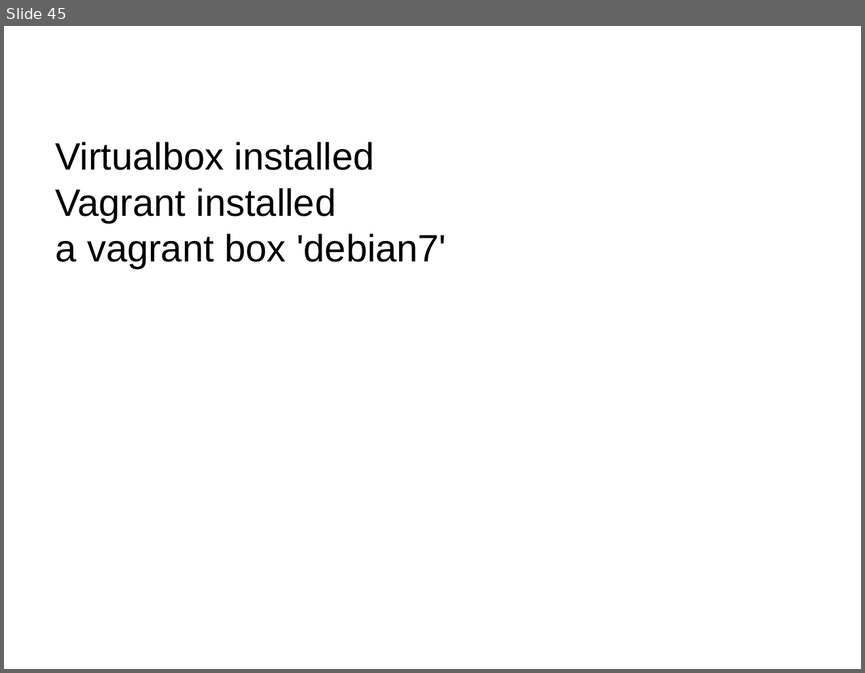
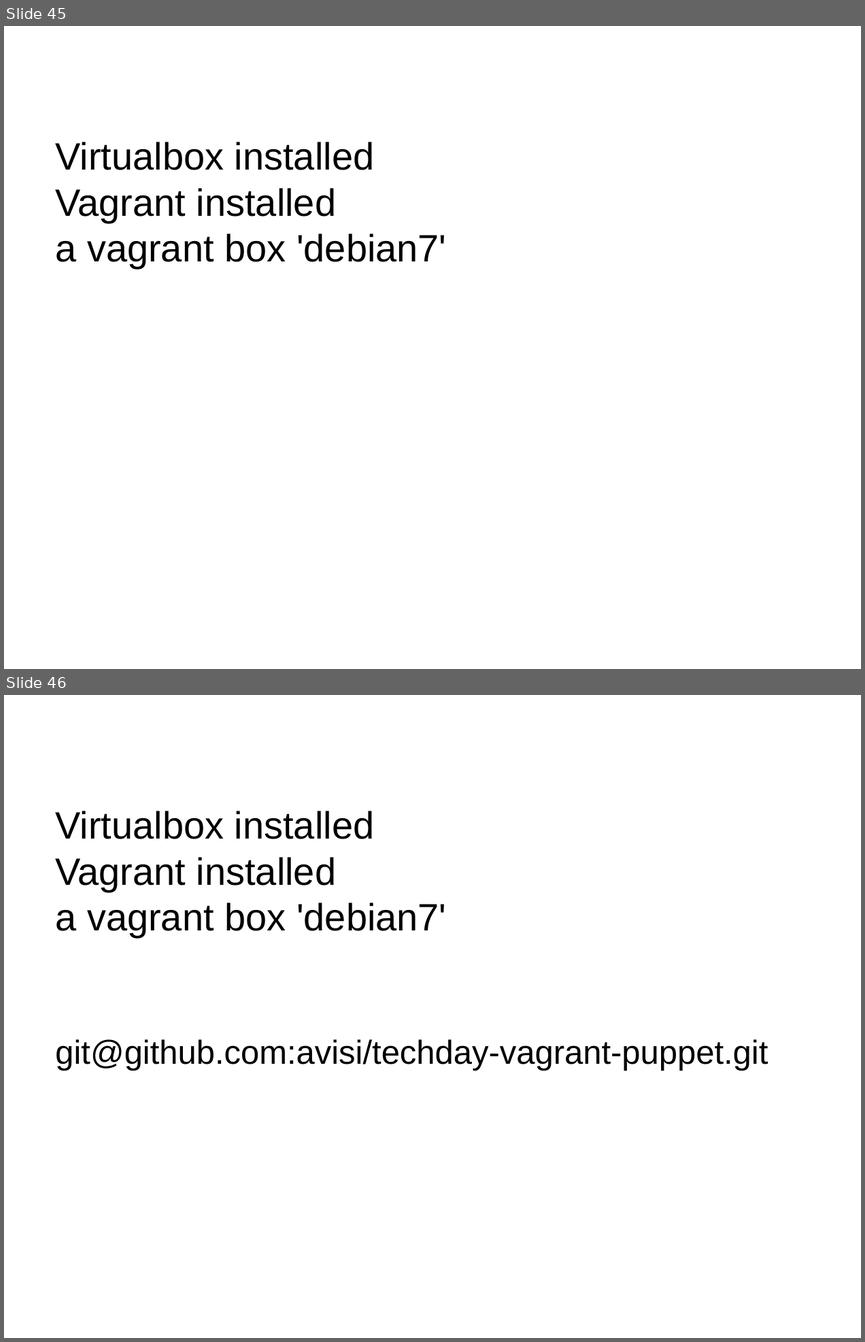
Before and after one commit to avisi/techday_archives, a slide deck: techday-vagrant-puppet.ppt. Shown one above the other, each under a label of ours: slide 45 before the commit, slides 45 and 46 after it. The pictures are 865x673 and 865x1342 pixels, drawn with LibreOffice and Linux fonts; fonts in the diff are those of the drawing; background and template pictures are left out. Boxes give left, top, right and bottom in pixels: in the first picture for what was removed or moved away, otherwise in the second. Text is boxed around its words. In the diff, an @@ line names an element or a change of style, - is before the commit and + after.

```diff
--- a/techday-vagrant-puppet.ppt
+++ b/techday-vagrant-puppet.ppt
@@ slide 46 added at [4,695,861,1338], background picture (left out) @@
@@ title added at [47,713,818,768], 32 pt, text #FFFFFF @@
+Tech handson
@@ text added at [55,811,768,1071], 32 pt, text #000000 @@
+Virtualbox installed
+Vagrant installed
+a vagrant box 'debian7'
+git@github.com:avisi/techday-vagrant-puppet.git
```
Also in this commit, not shown: 1 slide changed, 7 other files.
